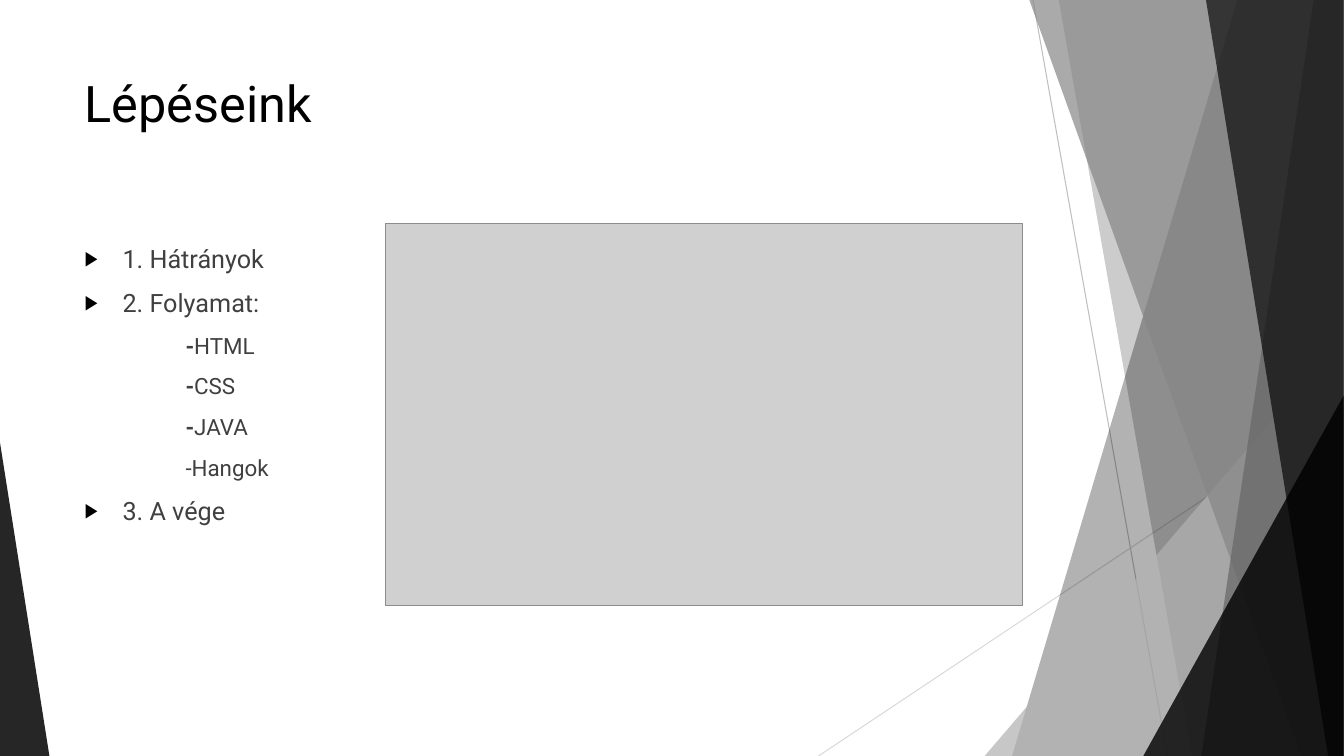
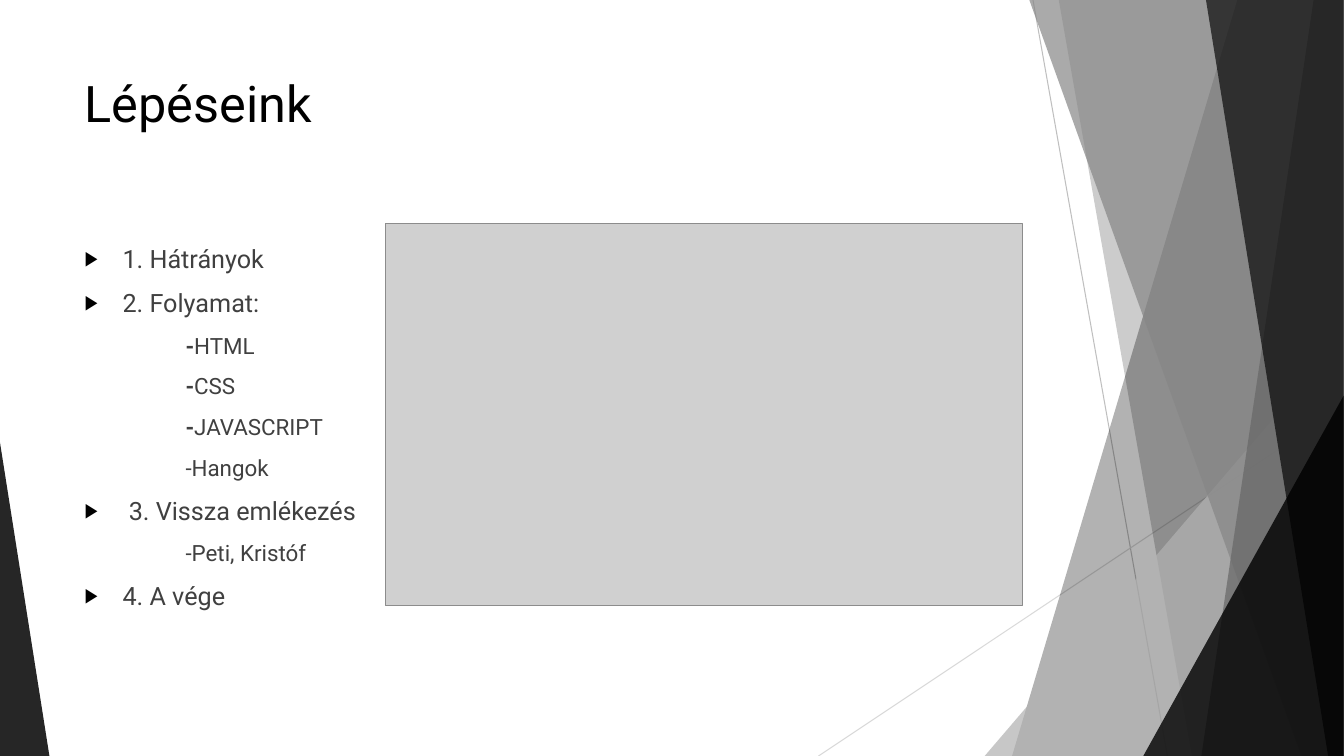
Before and after one commit to MrTakasu/Zongora, a slide deck: slide 2 of A Zongora.pptx. Drawn at 1344x756 pixels with LibreOffice and Linux fonts; fonts in the diff are those of the drawing; grey boxes stand for pictures. Boxes give left, top, right and bottom in pixels: in the first picture for what was removed or moved away, otherwise in the second. Text is boxed around its words. In the diff, an @@ line names an element or a change of style, - is before the commit and + after.

```diff
--- a/A Zongora.pptx
+++ b/A Zongora.pptx
@@ text at (186,419,323,435): text changed @@
-  -JAVA
+  -JAVASCRIPT
@@ text at (123,501,355,611): text changed @@
-▶ 3. A vége
+▶ 3. Vissza emlékezés
+  -Peti, Kristóf
+▶ 4. A vége
```
Also in this commit, not shown: 2 other slides changed, 2 slides added.
